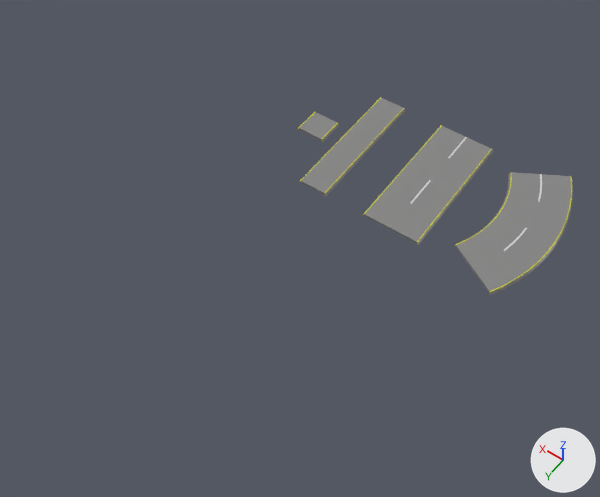
Before and after pictures for a commit that changed the FBX model Assets/_Visual/Models/roads.fbx.
One viewpoint serves both versions: a 50 mm lens placed at (-28.8, 35.6, 40.8), pointed at (-10.0, 9.3, -0.5). Every picture has the same lights, and +X, +Y and +Z are marked at lower right.

In view in the first picture: 'road_0_1x1', 'road_0_1x10', 'road_0_2x10', 'road_0_2x10_60deg'.
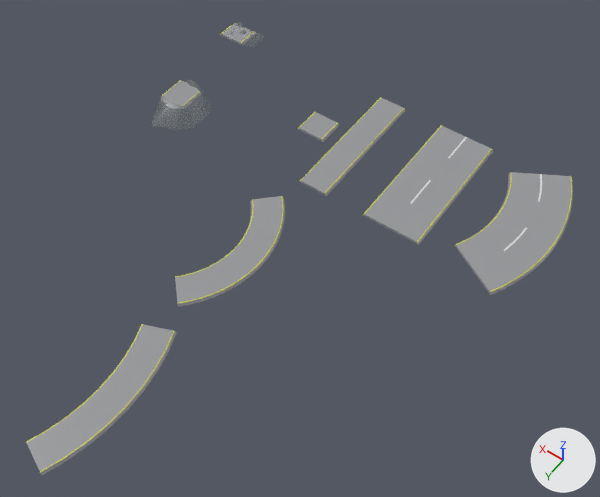
Where the change shows, as pixel boxes [x1, y1, x2, y2] in the pictures (600 x 497 px):
'road_0_2x10_60deg', surface changed, recoloured: [454, 172, 573, 295] in both
'road_0_2x10', surface changed, recoloured: [363, 125, 493, 245] in both
'road_0_1x10_45deg', added: after [26, 324, 177, 475]
'road_0_1x10_90deg', added: after [175, 196, 285, 307]
'road_0_1x10', surface changed, recoloured: [299, 97, 405, 196] in both
'road_0_1m_broken', added: after [161, 80, 202, 109]
'road_0_1x1', surface changed, recoloured: [298, 112, 339, 142] in both
'road_0_1m_broken_start', added: after [220, 23, 257, 45]

Patch to the scene script:
```diff
--- a/Assets/_Visual/Models/roads.fbx.py
+++ b/Assets/_Visual/Models/roads.fbx.py
@@ img_imphenziapixpal_basecolor_png @@
-img_imphenziapixpal_basecolor_png = load_image('ImphenziaPixPal_BaseColor.png', '../../ThirdParty/Imphenzia/PixPal/Textures/ImphenziaPixPal_BaseColor.png', 128, 128, 'sRGB')
+img_imphenziapixpal_basecolor_png = load_image('ImphenziaPixPal_BaseColor.png', '../../ThirdParty/Imphenzia/PixPal/Textures/ImphenziaPixPal_BaseColor.png', 128, 128, 'Non-Color')
@@ mat_material_001 @@
+mat_material_001 = bpy.data.materials.new('Material.001')
+# uses the picture img_imphenziapixpal_basecolor_png
@@ me_cube_003 @@
 me_cube_003.from_pydata(...)  # 48 vertices, 38 faces; spans x -2.1..2.1, y -5.0..5.0, z -0.1..0.1
-me_cube_003.materials.append(mat_material)  # picture img_imphenziapixpal_basecolor_png
+me_cube_003.materials.append(mat_material_001)
@@ me_cube_001 @@
 me_cube_001.from_pydata(...)  # 34 vertices, 26 faces; spans x -1.1..1.1, y -5.0..5.0, z -0.1..0.1
-me_cube_001.materials.append(mat_material)  # picture img_imphenziapixpal_basecolor_png
+me_cube_001.materials.append(mat_material_001)
@@ me_cube @@
 me_cube.from_pydata(...)  # 16 vertices, 11 faces; spans x -1.1..1.1, y -1.0..1.0, z -0.1..0.1
-me_cube.materials.append(mat_material)  # picture img_imphenziapixpal_basecolor_png
+me_cube.materials.append(mat_material_001)
@@ me_cube_004 @@
 me_cube_004.from_pydata(...)  # 112 vertices, 94 faces; spans x -2.1..3.1, y -5.82..5.82, z -0.1..0.1
-me_cube_004.materials.append(mat_material)  # picture img_imphenziapixpal_basecolor_png
+me_cube_004.materials.append(mat_material_001)
@@ me_cube_009 @@
+me_cube_009.from_pydata(...)  # 39 vertices, 40 faces; spans x -1.77..1.77, y -2.26..2.64, z -1.58..0.1
+me_cube_009.materials.append(mat_material_001)
@@ me_cube_006 @@
+me_cube_006.from_pydata(...)  # 119 vertices, 104 faces; spans x -1.1..1.99, y -5.29..5.29, z -0.1..0.1
+me_cube_006.materials.append(mat_material_001)
@@ me_cube_005 @@
+me_cube_005.from_pydata(...)  # 445 vertices, 416 faces; spans x -1.1..2.64, y -5.28..5.28, z -0.1..0.1
+me_cube_005.materials.append(mat_material_001)
@@ me_cube_007 @@
+me_cube_007.from_pydata(...)  # 64 vertices, 55 faces; spans x -1.49..1.48, y -2.8..0.0, z -0.66..0.1
+me_cube_007.materials.append(mat_material_001)
@@ ob_road_0_1m_broken @@
+ob_road_0_1m_broken = bpy.data.objects.new('road_0_1m_broken', me_cube_009)
+ob_road_0_1m_broken.location = (5.0, 3.0, 0.0)
@@ ob_road_0_1x10_45deg @@
+ob_road_0_1x10_45deg = bpy.data.objects.new('road_0_1x10_45deg', me_cube_006)
+ob_road_0_1x10_45deg.location = (-8.0, 24.0, 0.0)
@@ ob_road_0_1x10_90deg @@
+ob_road_0_1x10_90deg = bpy.data.objects.new('road_0_1x10_90deg', me_cube_005)
+ob_road_0_1x10_90deg.location = (-8.0, 12.0, 0.0)
@@ ob_road_0_1m_broken_start @@
+ob_road_0_1m_broken_start = bpy.data.objects.new('road_0_1m_broken_start', me_cube_007)
+ob_road_0_1m_broken_start.location = (6.0, -4.0, 0.0)
```
